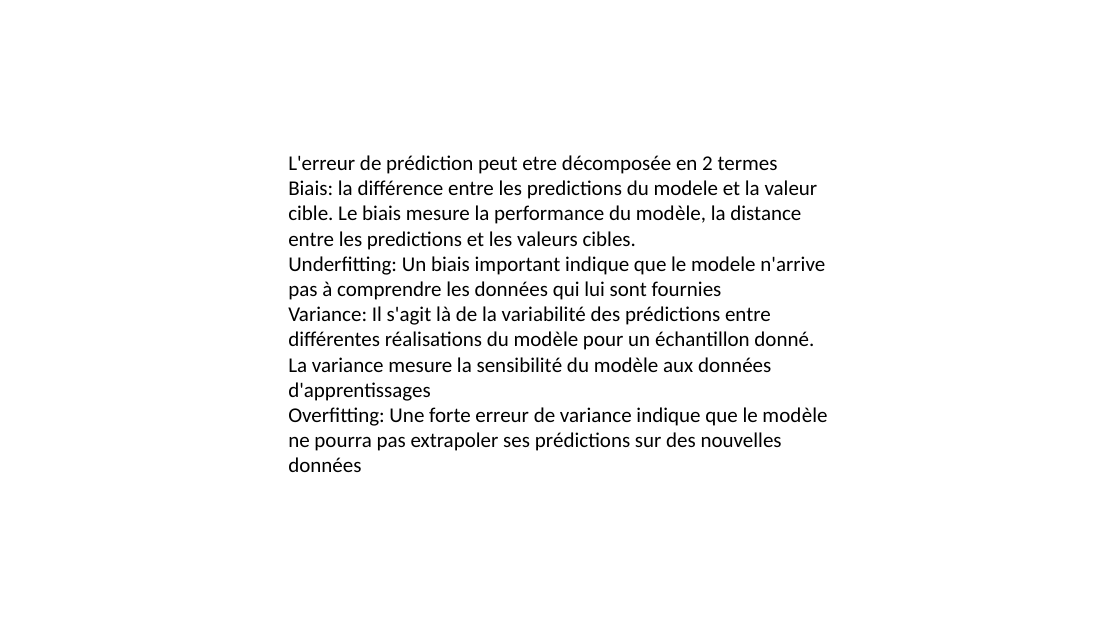
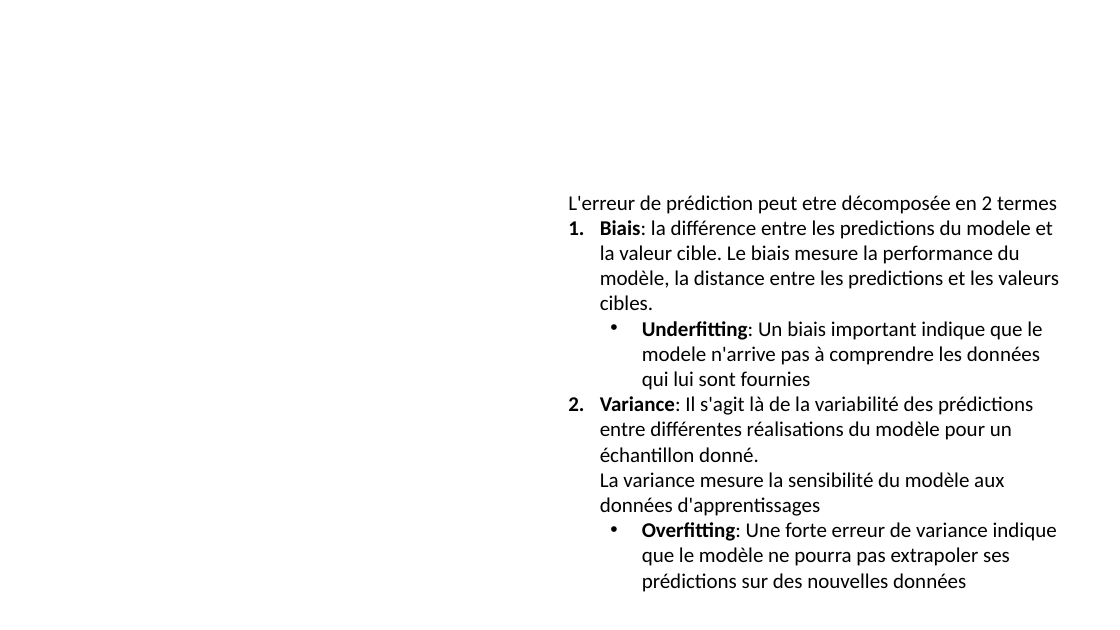
Before and after one commit to alexisperrier/XEmines_DataScience_2020, a slide deck: slide 20 of slides/XEM20_S1D5_biais_variance.pptx (slide 34 before the commit). Drawn at 1120x630 pixels with LibreOffice and Linux fonts; fonts in the diff are those of the drawing; background and template pictures are left out. Boxes give left, top, right and bottom in pixels: in the first picture for what was removed or moved away, otherwise in the second. Text is boxed around its words. In the diff, an @@ line names an element or a change of style, - is before the commit and + after.

```diff
--- a/slides/XEM20_S1D5_biais_variance.pptx
+++ b/slides/XEM20_S1D5_biais_variance.pptx
@@ text "L'erreur de prédiction peut etre ...": place and size @@
-text "L'erreur de prédiction peut etre ..." at (288, 155, 827, 472)
+text "L'erreur de prédiction peut etre ..." at (568, 195, 1059, 592)
@@ text at (600, 220, 1059, 592): bold on in "Biais:", "Underfitting:", "Overfitting:"; bullet none to 1.; bullet none to •; list level 1 to 2 in "Underfitting: Un biais important indique ..."; list level 1 to 2 in "Overfitting: Une forte erreur de ..." @@
@@ text at (600, 396, 1033, 516): text changed @@
-Variance: Il s'agit là de la variabilité des prédictions entre différentes réalisations du modèle pour un échantillon donné.
-La variance mesure la sensibilité du modèle aux données d'apprentissages
+2. Variance: Il s'agit là de la variabilité des prédictions entre différentes réalisations du modèle pour un échantillon donné.
+   La variance mesure la sensibilité du modèle aux données d'apprentissages
```
Also in this commit, not shown: 1 other slide changed, 1 slide added, 3 slides removed, 11 other files.
